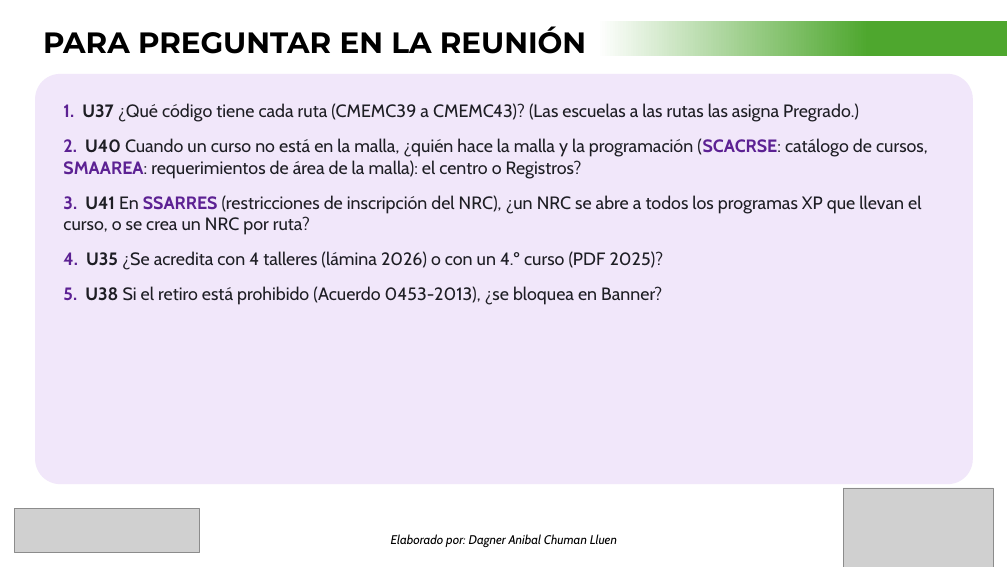
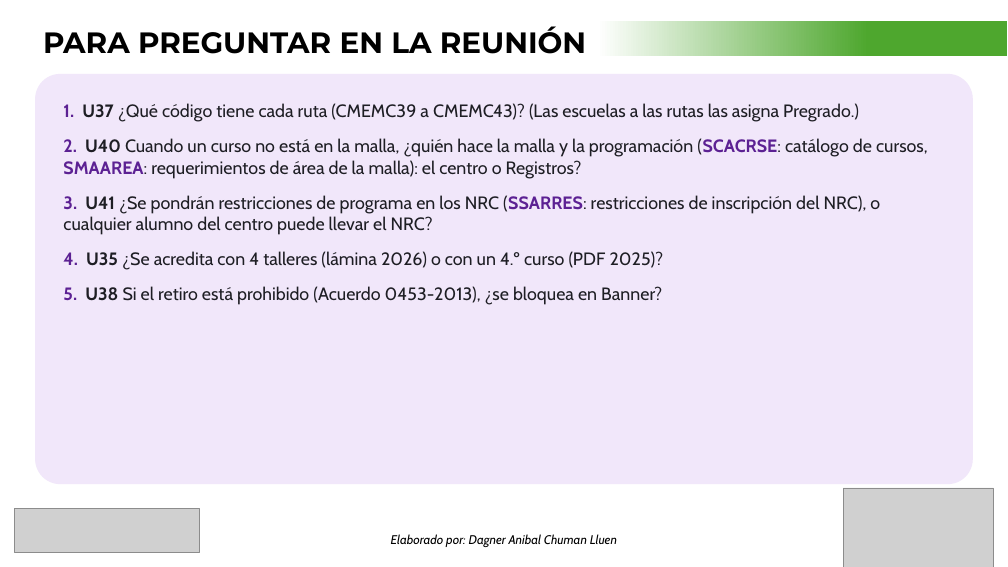
Before and after one commit to dagnerchuman/ellucian-instructivos, a slide deck: slide 17 of docs/presentaciones/RUTA DE APRENDIZAJE - INSCRIPCIÓN, NRC Y PROGRAMAS - CENTRO DE INFORMÁTICA.pptx. Drawn at 1008x567 pixels with LibreOffice and Linux fonts; fonts in the diff are those of the drawing; grey boxes stand for pictures. Boxes give left, top, right and bottom in pixels: in the first picture for what was removed or moved away, otherwise in the second. Text is boxed around its words. In the diff, an @@ line names an element or a change of style, - is before the commit and + after.

```diff
--- a/docs/presentaciones/RUTA DE APRENDIZAJE - INSCRIPCIÓN, NRC Y PROGRAMAS - CENTRO DE INFORMÁTICA.pptx
+++ b/docs/presentaciones/RUTA DE APRENDIZAJE - INSCRIPCIÓN, NRC Y PROGRAMAS - CENTRO DE INFORMÁTICA.pptx
@@ text in rounded rectangle at (x1=63, y1=195, x2=880, y2=235): text changed @@
-3. U41 En SSARRES (restricciones de inscripción del NRC), ¿un NRC se abre a todos los programas XP que llevan el curso, o se crea un NRC por ruta?
+3. U41 ¿Se pondrán restricciones de programa en los NRC (SSARRES: restricciones de inscripción del NRC), o cualquier alumno del centro puede llevar el NRC?
```
Also in this commit, not shown: 6 other slides changed, 9 other files.
